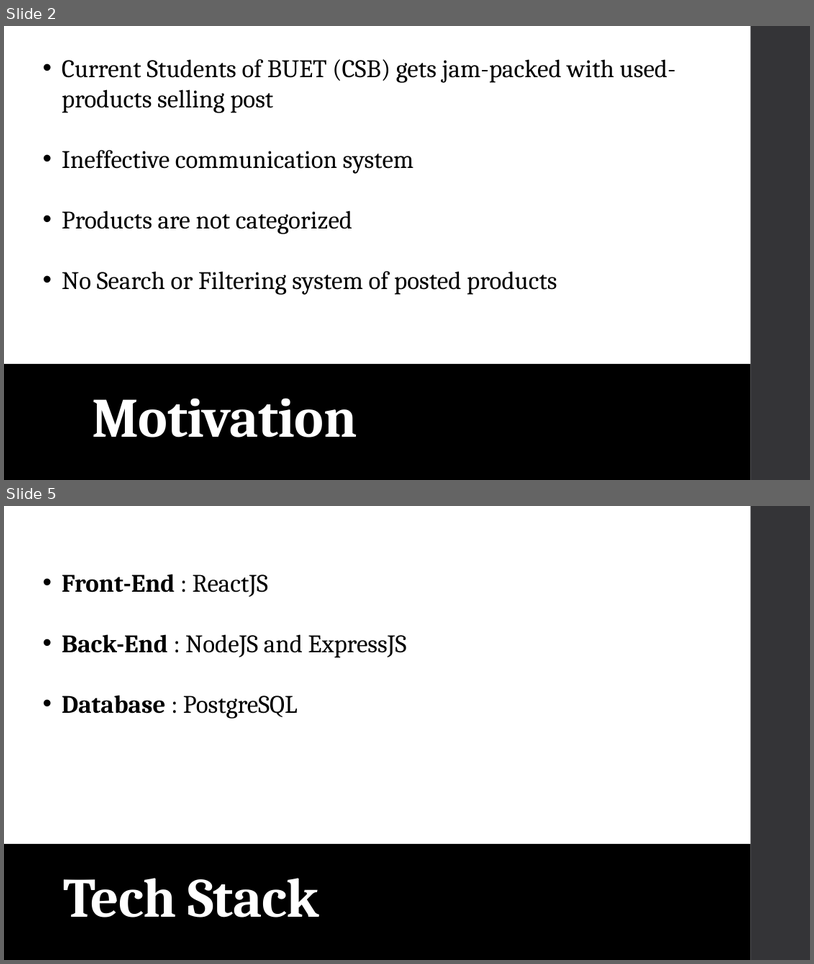
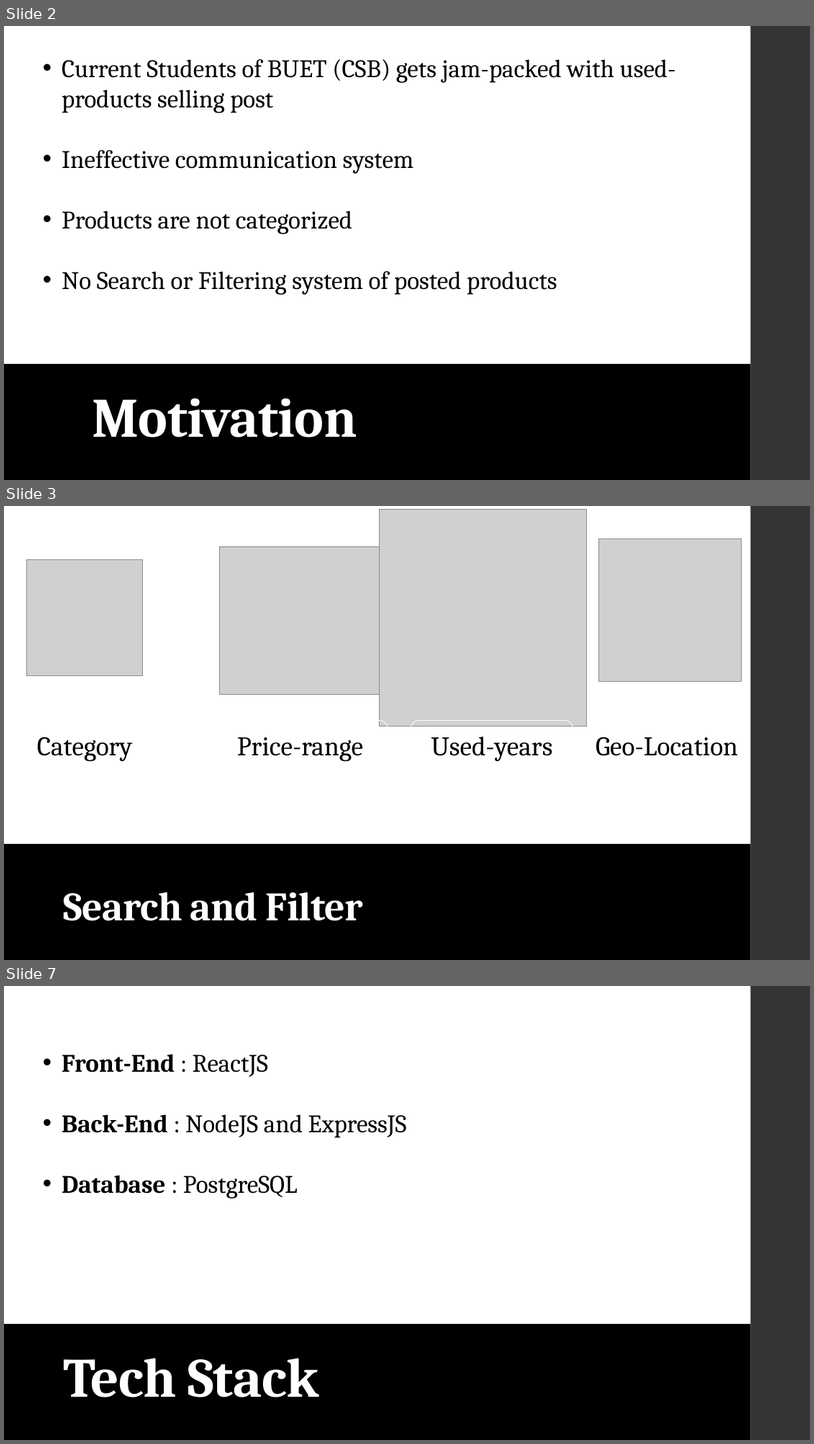
Before and after one commit to arifinnasif/TradeSpace, a slide deck: Project Scope/TradeSpace- Project scope.pptx. Shown one above the other, each under a label of ours: slides 2 and 5 before the commit, slides 2, 3 and 7 after it; the slides between them are not shown. The pictures are 814x964 and 814x1444 pixels, drawn with LibreOffice and Linux fonts; fonts in the diff are those of the drawing; grey boxes stand for pictures. Boxes give left, top, right and bottom in pixels: in the first picture for what was removed or moved away, otherwise in the second. Text is boxed around its words. In the diff, an @@ line names an element or a change of style, - is before the commit and + after.

Commit message:
reduced text and added icons #1

```diff
--- a/Project Scope/TradeSpace- Project scope.pptx
+++ b/Project Scope/TradeSpace- Project scope.pptx
@@ slide 3 added at [4, 506, 810, 960], background #FFFFFF; not listed: 2 template elements that a slide beside it also shows @@
@@ picture added at [380, 509, 587, 726] @@
@@ picture added at [219, 546, 381, 695] @@
@@ picture added at [599, 539, 741, 682] @@
@@ picture added at [27, 560, 143, 676] @@
@@ rounded rectangle added at [13, 720, 156, 769], fill #FFFFFF, outline #FFFFFF 0.75 pt, 32 pt, text #000000 @@
+Category
@@ rounded rectangle added at [213, 720, 388, 769], outline #FFFFFF 0.75 pt, 32 pt, text #000000 @@
+Price-range
@@ rounded rectangle added at [411, 720, 574, 769], outline #FFFFFF 0.75 pt, 32 pt, text #000000 @@
+Used-years
@@ text added at [596, 736, 738, 756], 32 pt, text #000000 @@
+Geo-Location
@@ title added at [63, 892, 363, 921], 48 pt, text #FFFFFF, bold @@
+Search and Filter
@@ what was slide 5 is now slide 7 @@
```
Also in this commit, not shown: 3 other slides added, 2 slides removed.
